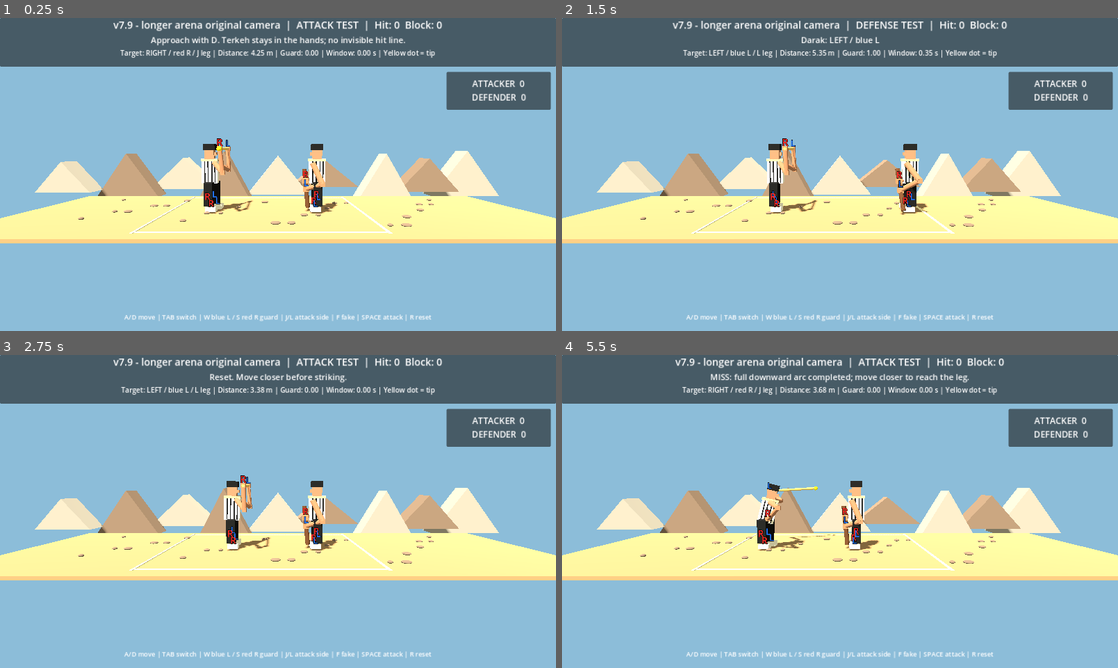
Above: before the commit, frames 1-4 (two rows, left to right).
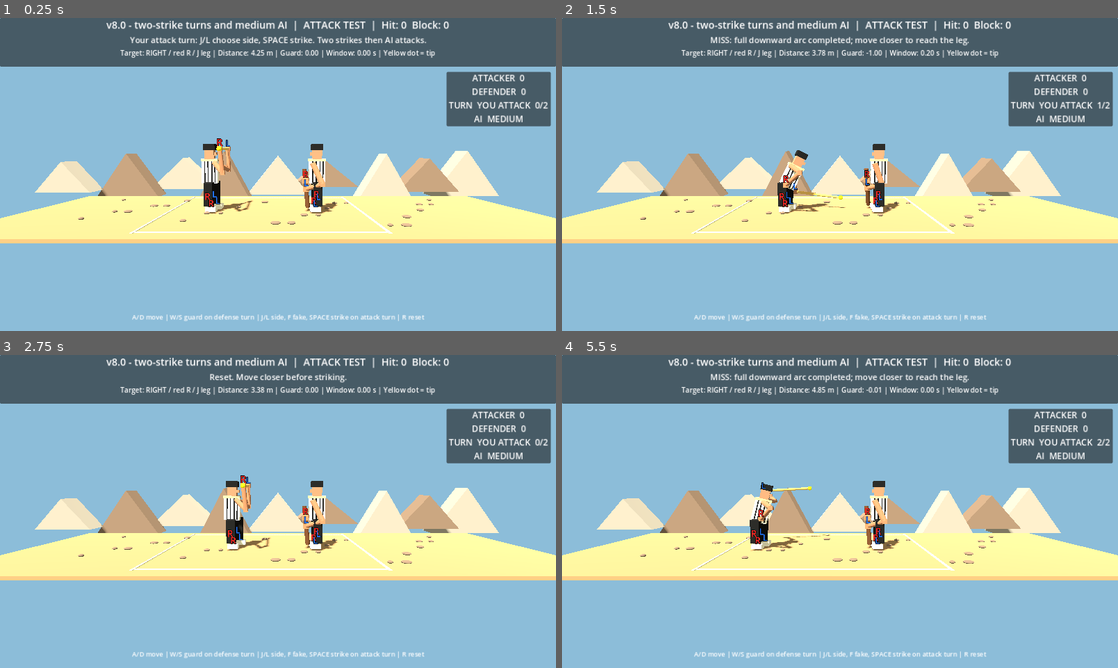
Above: after the commit, the same moments.

Repository: vahidainima-prog/tarke-darak-game
Game: Godot game, scene res://main.tscn
Two runs of this game, one before a commit and one after it. Both use one fixed random seed, a clock stepped at 60 frames per second and the inputs below.
Inputs:
- Up to frame 1 (0.25 s): no input
- Up to frame 2 (1.5 s): tap Enter at 0.5 s; hold D 0.53-1.28 s; tap Tab at 0.6 s; tap Space at 0.77, 1.07 s; tap J at 0.8, 1.35 s; tap W at 1.25 s; hold S from 1.28 s (still down)
- Up to frame 3 (2.75 s): tap Space at 1.52, 1.82 s; tap F at 1.55, 2.1 s; release S at 2.03 s; hold D from 2.03 s (still down); tap R at 2.3 s
- Up to frame 4 (5.5 s): release D at 2.78 s; hold W 2.78-3.53 s; tap R at 2.85 s; tap Space at 3.02, 3.05, 3.32, 3.6, 3.77, 4.07, 4.52, 4.82 s; hold A 3.53-5.03 s; tap Tab at 3.8, 4.35 s; tap S at 4.25 s; tap J at 4.55, 5.1 s; hold S from 5.03 s (still down); tap F at 5.3 s

The runs differ from the first frame. In frame 1, 3.8% of the frame differs, in the area x 19-100%, y 0-97%; in frame 2, 7.1%; in frame 3, 3.7%; in frame 4, 6.1%.

Commit message:
Implement automatic two-strike turns and medium AI attacking, guarding and feinting

Diff:
--- a/tarke_darak_godot_v2/main.gd
+++ b/tarke_darak_godot_v2/main.gd
@@ -2,8 +2,10 @@
 
 # Godot 4.x — visual mechanics test. Side camera looks along -Z.
 # Feint depth: negative Z is BEHIND the attacker; positive Z is IN FRONT.
-const BUILD_LABEL := "v7.9 - longer arena original camera"
+const BUILD_LABEL := "v8.0 - two-strike turns and medium AI"
 const DEF_X := 1.55
+const STRIKES_PER_TURN := 2
+const AI_DIFFICULTY := "MEDIUM"
 const ARENA_LEFT := -4.30
 const ARENA_RIGHT := 3.30
 const OUT_LIMIT := 5.0
@@ -58,6 +60,11 @@
 var ai_guard_delay := -1.0
 var ai_guard_side := 0
 var ai_guard_chance := 0.62
+var strikes_used := 0
+var pending_turn_change := false
+var ai_attack_wait := 0.95
+var ai_fake_wait := 0.0
+var ai_fake_used := false
 var status: Label
 var header: Label
 var detail: Label
@@ -327,13 +334,13 @@
 	score_board.add_theme_font_size_override("font_size", 20)
 	scoreboard_panel.add_child(score_board)
 	var footer := Label.new()
-	footer.text = "A/D move | TAB switch | W blue L / S red R guard | J/L attack side | F fake | SPACE attack | R reset"
+	footer.text = "A/D move | W/S guard on defense turn | J/L side, F fake, SPACE strike on attack turn | R reset"
 	footer.set_anchors_preset(Control.PRESET_BOTTOM_WIDE)
 	footer.offset_top = -43
 	footer.horizontal_alignment = HORIZONTAL_ALIGNMENT_CENTER
 	footer.add_theme_font_size_override("font_size", 15)
 	layer.add_child(footer)
-	say("Approach with D. Terkeh stays in the hands; no invisible hit line.")
+	say("Your attack turn: J/L choose side, SPACE strike. Two strikes then AI attacks.")
 	update_visuals()
 
 func say(s: String) -> void:
@@ -347,26 +354,14 @@
 				shoulder_camera = not shoulder_camera
 				say("Camera: behind the controlled fighter" if shoulder_camera else "Camera: original side view")
 			KEY_TAB:
-				defending = not defending
-				swing = -1.0
-				recovery = -1.0
-				active_attack = false
-				swing_speed = 0.0
-				impact_hold = 0.0
-				opponent_delay = -1.0
-				# Switching control does not teleport either fighter.
-				# Their current positions remain visible and controllable.
-				guard_shift = 0.0
-				guard_velocity = 0.0
-				guard_target = 0.0
-				guard_window = 0.0
-				guard_cooldown = 0.0
-				guard_side = 0
-				ai_guard_delay = -1.0
-				fake_timer = 0.0
-				say("DEFENSE: A/D move defender; W/S steer darak; SPACE starts opponent." if defending else "ATTACK: A/D move; J/L feint; SPACE swing.")
+				say("Turns change automatically after two strikes. Press R to restart.")
 			KEY_R:
 				defending = false
+				strikes_used = 0
+				pending_turn_change = false
+				ai_attack_wait = 0.95
+				ai_fake_wait = 0.0
+				ai_fake_used = false
 				attack_x = -2.7
 				defender_x = DEF_X
 				swing = -1.0
@@ -394,7 +389,7 @@
 				defender_out_penalized = false
 				say("Reset. Move closer before striking.")
 			KEY_J:
-				if not defending and swing < 0.0 and recovery < 0.0:
+				if not defending and not pending_turn_change and swing < 0.0 and recovery < 0.0:
 					strike_side = 1
 					feint_target = -0.60
 					say("J: LEFT-hand drive -> defender RIGHT / red R leg.")
@@ -404,7 +399,7 @@
 					feint_target = FEINT_DEPTH_LIMIT
 					say("L: RIGHT-hand drive -> defender LEFT / blue L leg.")
 			KEY_F:
-				if not defending and swing < 0.0 and recovery < 0.0 and fake_cooldown <= 0.0:
+				if not defending and not pending_turn_change and swing < 0.0 and recovery < 0.0 and fake_cooldown <= 0.0:
 					fake_timer = 0.48
 					fake_cooldown = 1.10
 					say("FEINT! A fake windup with no hit. Follow with SPACE.")
@@ -416,19 +411,15 @@
 					guard_cooldown = 0.48
 					say("Darak: LEFT / blue L" if guard_side > 0 else "Darak: RIGHT / red R")
 			KEY_SPACE:
-				if swing < 0.0 and recovery < 0.0 and opponent_delay < 0.0 and fake_timer <= 0.0:
-					if defending:
-						opponent_delay = 0.72
-						strike_side = -1 if randi_range(0, 1) == 0 else 1
-						guard_window = 0.0
-						guard_cooldown = 0.0
-						guard_side = 0
-						guard_target = 0.0
-						say("Incoming: LEFT / blue L! Press W at the right time." if strike_side < 0 else "Incoming: RIGHT / red R! Press S at the right time.")
-					else:
-						start_swing()
+				if not defending and not pending_turn_change and swing < 0.0 and recovery < 0.0 and opponent_delay < 0.0 and fake_timer <= 0.0:
+					start_swing()
 
 func start_swing() -> void:
+	if strikes_used >= STRIKES_PER_TURN:
+		return
+	strikes_used += 1
+	if strikes_used >= STRIKES_PER_TURN:
+		pending_turn_change = true
 	if not defending:
 		# AI reads the windup with imperfect accuracy and variable reaction.
 		ai_guard_delay = randf_range(0.18, 0.40) if randf() < ai_guard_chance else -1.0
@@ -692,7 +683,7 @@
 		guard_shift = lerpf(guard_shift, guard_target, ai_weight)
 	var before_attack := attack_x
 	var before_defender := defender_x
-	if swing < 0.0 and recovery < 0.0 and not defending:
+	if swing < 0.0 and recovery < 0.0 and not defending and not pending_turn_change:
 		if Input.is_key_pressed(KEY_D) or Input.is_key_pressed(KEY_RIGHT):
 			attack_x = minf(minf(MAX_X, defender_x - MIN_FIGHTER_GAP), attack_x + 2.0 * delta)
 		if Input.is_key_pressed(KEY_A) or Input.is_key_pressed(KEY_LEFT):
@@ -719,6 +710,25 @@
 			opponent_delay -= delta
 			if opponent_delay < 0.0:
 				start_swing()
+	# Medium AI controls the attacker during the player's defense turn.
+	if defending and not pending_turn_change and swing < 0.0 and recovery < 0.0 and opponent_delay < 0.0:
+		# Close to a usable range without crossing the fighter gap.
+		var desired_x := minf(defender_x - 1.85, MAX_X)
+		attack_x = move_toward(attack_x, desired_x, 1.45 * delta)
+		if defender_x - attack_x <= 2.45:
+			ai_attack_wait -= delta
+			if ai_attack_wait <= 0.0:
+				if not ai_fake_used and randf() < 0.30:
+					ai_fake_used = true
+					fake_timer = 0.48
+					ai_attack_wait = 0.72
+					say("AI FEINT: watch for the real strike!")
+				else:
+					strike_side = -1 if randi_range(0, 1) == 0 else 1
+					ai_attack_wait = randf_range(1.0, 1.65)
+					ai_fake_used = false
+					start_swing()
+
 	feint_depth = move_toward(feint_depth, clampf(feint_target, -FEINT_DEPTH_LIMIT, FEINT_DEPTH_LIMIT), delta * 1.7)
 	if impact_hold > 0.0:
 		impact_hold = maxf(0.0, impact_hold - delta)
@@ -726,6 +736,19 @@
 		recovery += delta / RECOVERY_SECONDS
 		if recovery >= 1.0:
 			recovery = -1.0
+			if pending_turn_change:
+				pending_turn_change = false
+				strikes_used = 0
+				defending = not defending
+				guard_shift = 0.0
+				guard_velocity = 0.0
+				guard_target = 0.0
+				guard_window = 0.0
+				guard_side = 0
+				ai_guard_delay = -1.0
+				ai_attack_wait = 1.15
+				ai_fake_used = false
+				say("YOUR DEFENSE TURN: W/S guard against AI." if defending else "YOUR ATTACK TURN: J/L choose side, SPACE strike.")
 	if swing >= 0.0:
 		var old := swing
 		# Accelerate the rod, then brake before the end of its travel.
@@ -791,7 +814,7 @@
 	last_defender_x = defender_x - defend_velocity / 1.8
 	var attacker_warning := ("  OUT -100" if attacker_out_penalized else "  OUT %d" % ceili(OUT_LIMIT - attacker_out_time)) if attacker_out_time > 0.0 else ""
 	var defender_warning := ("  OUT -100" if defender_out_penalized else "  OUT %d" % ceili(OUT_LIMIT - defender_out_time)) if defender_out_time > 0.0 else ""
-	score_board.text = "ATTACKER  %d%s\nDEFENDER  %d%s" % [score_hit, attacker_warning, score_block, defender_warning]
+	score_board.text = "ATTACKER  %d%s\nDEFENDER  %d%s\nTURN  %s  %d/%d\nAI  %s" % [score_hit, attacker_warning, score_block, defender_warning, "AI ATTACK" if defending else "YOU ATTACK", strikes_used, STRIKES_PER_TURN, AI_DIFFICULTY]
 	update_visuals()
 	update_camera(delta)
 	header.text = BUILD_LABEL + "  |  " + ("DEFENSE TEST" if defending else "ATTACK TEST") + "  |  Hit: %d  Block: %d" % [score_hit, score_block]
